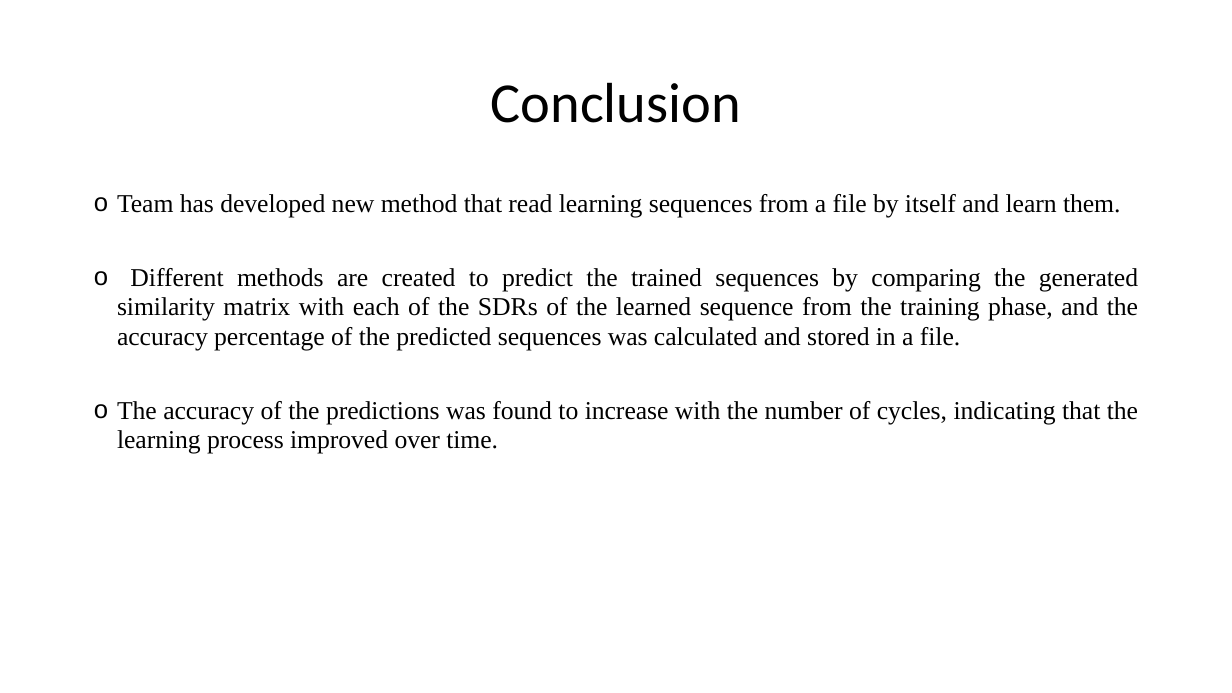
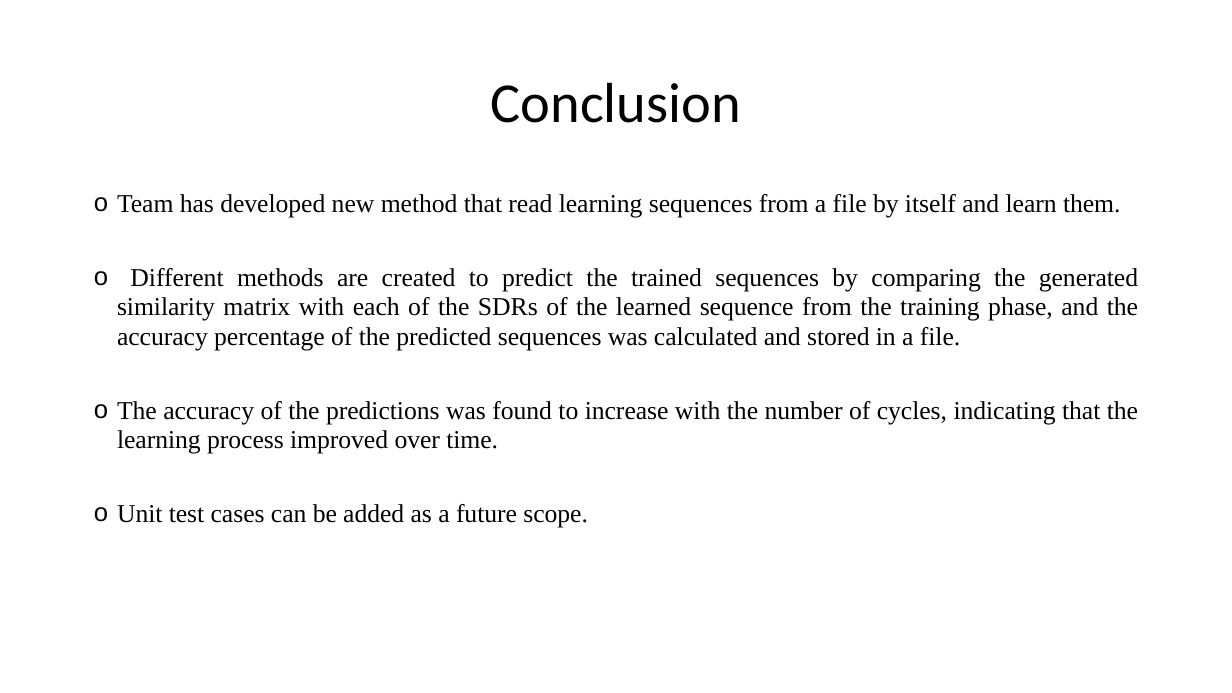
Before and after one commit to ddobric/neocortexapi, a slide deck: slide 12 of source/MySEProject/Documentation/ML2223_15 Approve Prediction of Multisequence Learning.pptx. Drawn at 1232x693 pixels with LibreOffice and Linux fonts; fonts in the diff are those of the drawing. Boxes give left, top, right and bottom in pixels: in the first picture for what was removed or moved away, otherwise in the second. Text is boxed around its words. In the diff, an @@ line names an element or a change of style, - is before the commit and + after.

```diff
--- a/source/MySEProject/Documentation/ML2223_15 Approve Prediction of Multisequence Learning.pptx
+++ b/source/MySEProject/Documentation/ML2223_15 Approve Prediction of Multisequence Learning.pptx
@@ text at (117, 504, 588, 527): paragraph added @@
+o Unit test cases can be added as a future scope.
```
Also in this commit, not shown: 3 other slides changed, 1 slide added, 1 slide removed.
